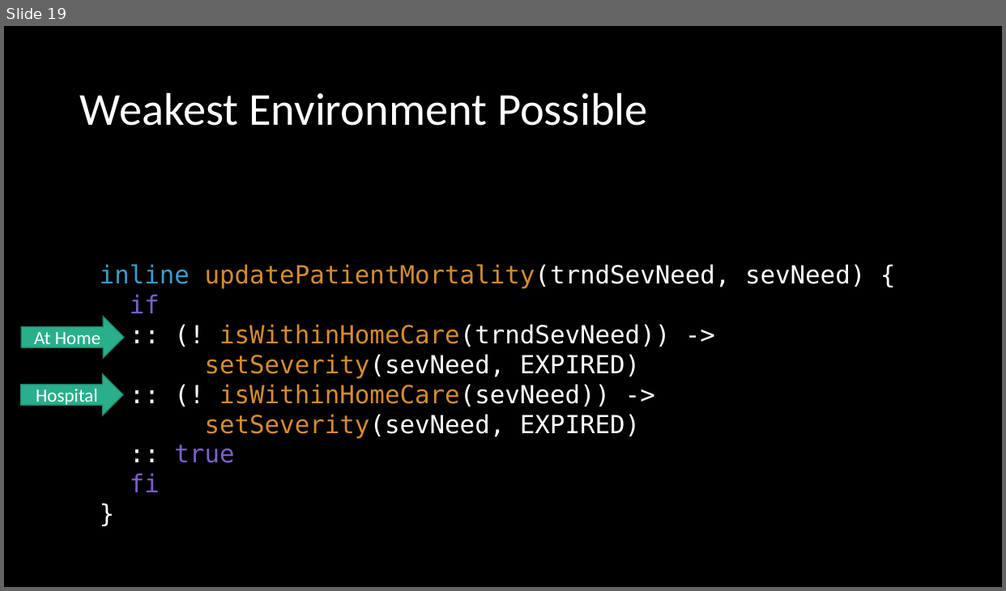
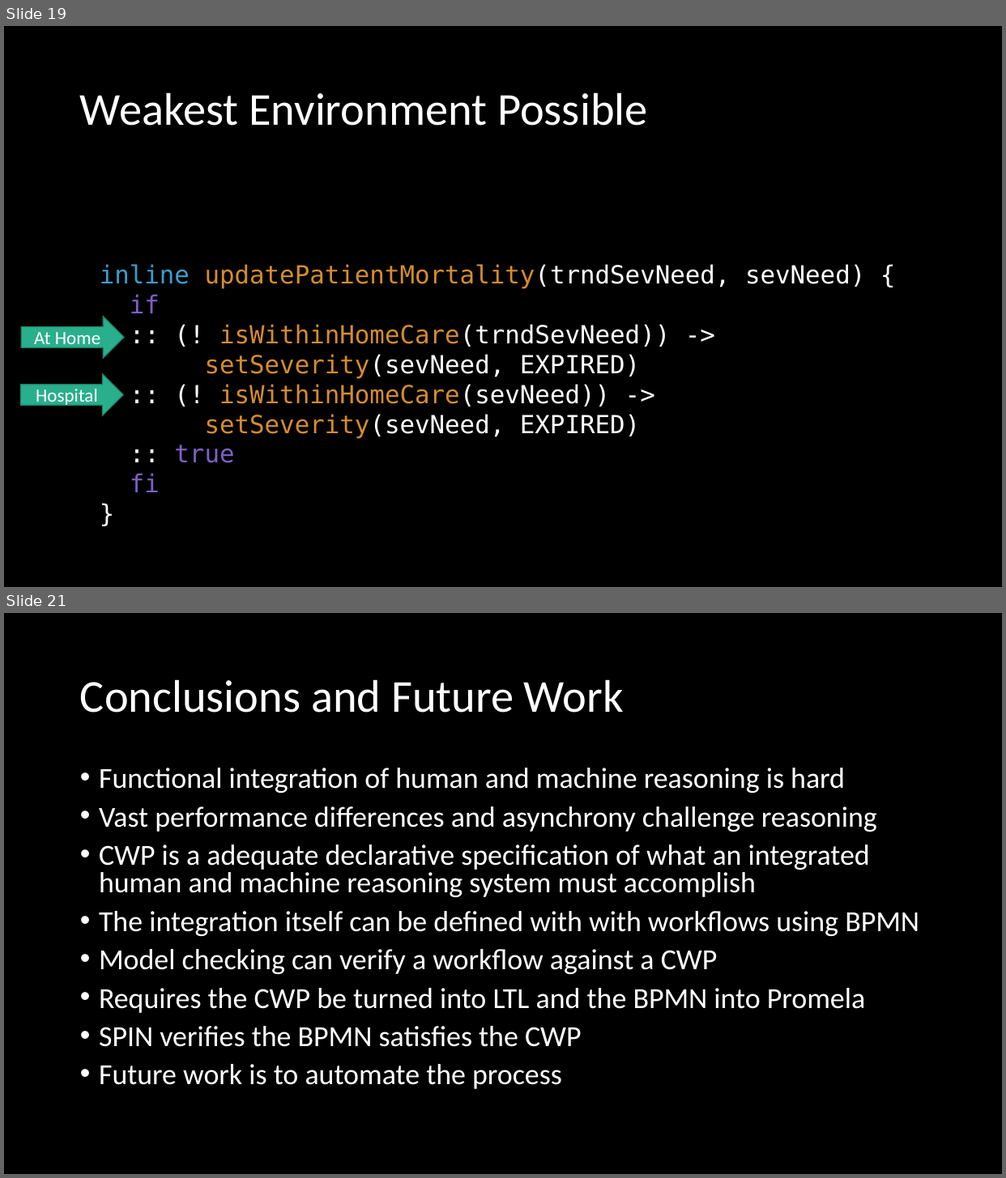
Before and after one commit to ericmercer/SPIN-bpmn-cwp-verification-paper, a slide deck: presentation/syscon-2022.pptx. Shown one above the other, each under a label of ours: slide 19 before the commit, slides 19 and 21 after it; the slides between them are not shown. The pictures are 1006x591 and 1006x1178 pixels, drawn with LibreOffice and Linux fonts; fonts in the diff are those of the drawing. Boxes give left, top, right and bottom in pixels: in the first picture for what was removed or moved away, otherwise in the second. Text is boxed around its words. In the diff, an @@ line names an element or a change of style, - is before the commit and + after.

Commit message:
Add SPIN results and conclusion

```diff
--- a/presentation/syscon-2022.pptx
+++ b/presentation/syscon-2022.pptx
@@ slide 21 added at box(4, 613, 1002, 1174), background #000000 @@
@@ title added at box(80, 679, 624, 713), 44 pt, text #FFFFFF @@
+Conclusions and Future Work
@@ text added at box(99, 768, 919, 1089), 28 pt, text #FFFFFF @@
+• Functional integration of human and machine reasoning is hard
+• Vast performance differences and asynchrony challenge reasoning
+• CWP is a adequate declarative specification of what an integrated human and machine reasoning system must accomplish
+• The integration itself can be defined with with workflows using BPMN
+• Model checking can verify a workflow against a CWP
+• Requires the CWP be turned into LTL and the BPMN into Promela
+• SPIN verifies the BPMN satisfies the CWP
+• Future work is to automate the process
```
Also in this commit, not shown: 1 other slide added.
